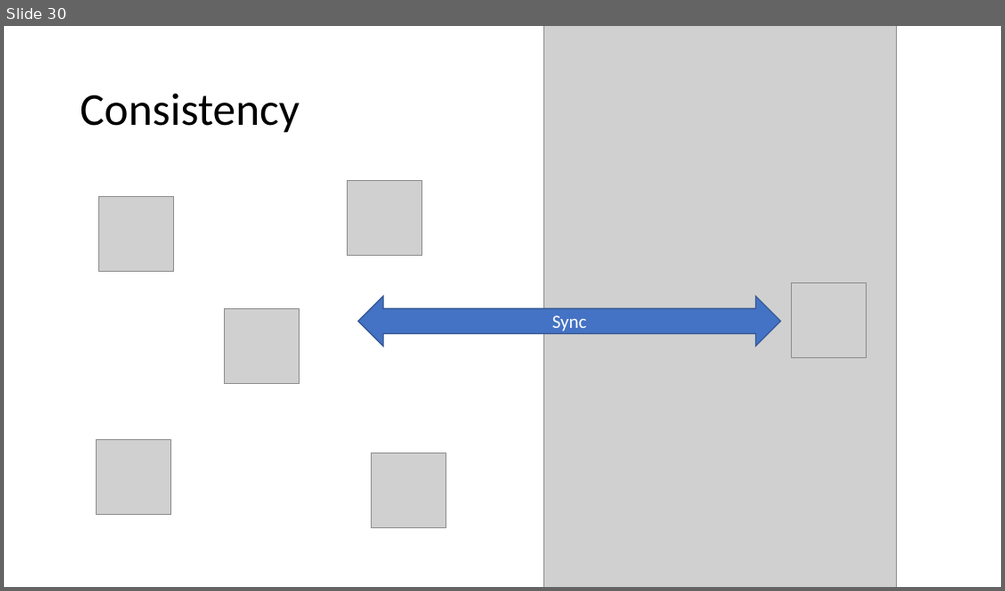
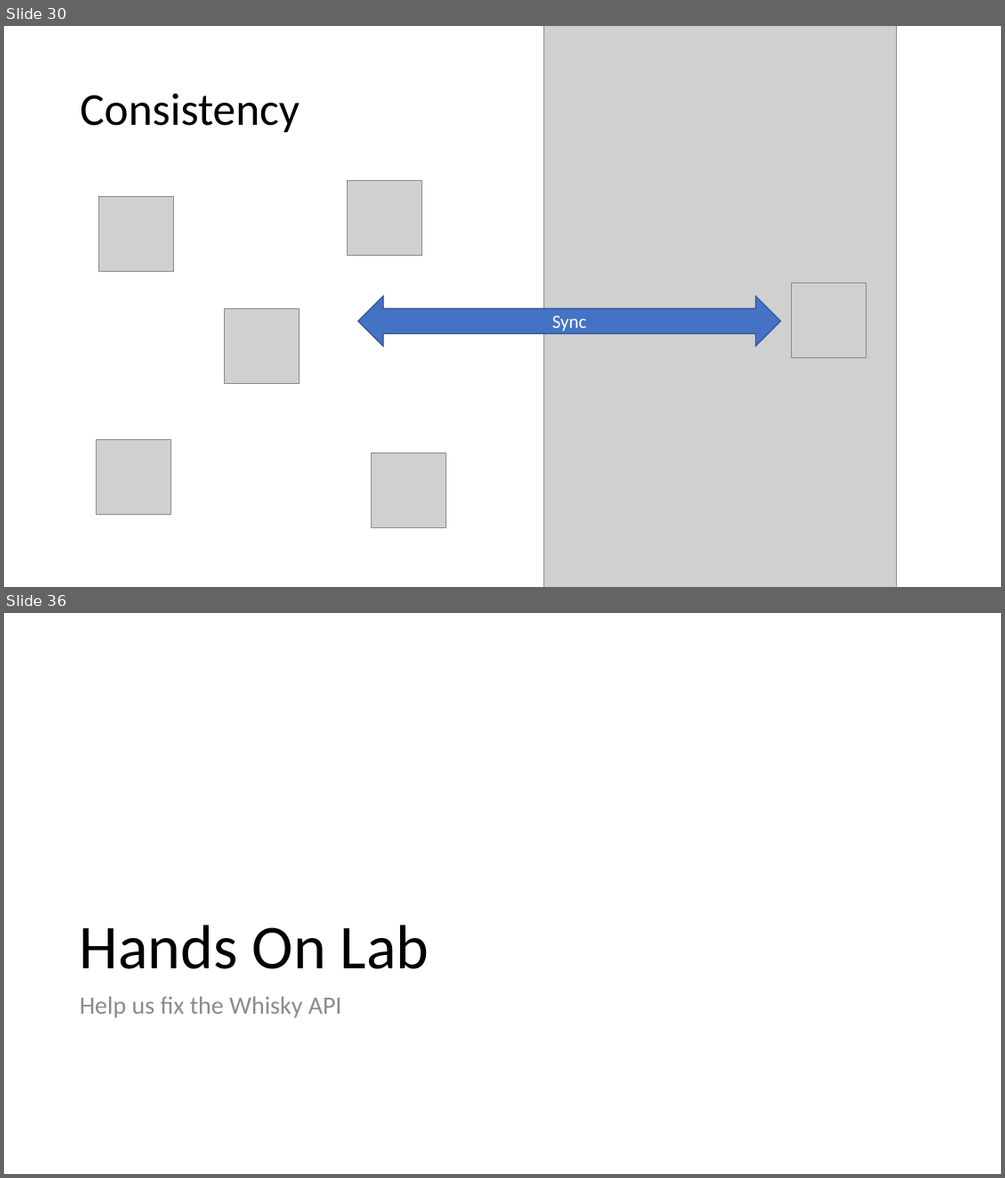
Before and after one commit to 1kevgriff/Workshop-ASPNETCore-Liftoff, a slide deck: Slides/02_DesignForSpeed.pptx. Shown one above the other, each under a label of ours: slide 30 before the commit, slides 30 and 36 after it; the slides between them are not shown. The pictures are 1005x591 and 1005x1178 pixels, drawn with LibreOffice and Linux fonts; fonts in the diff are those of the drawing; grey boxes stand for pictures. Boxes give left, top, right and bottom in pixels: in the first picture for what was removed or moved away, otherwise in the second. Text is boxed around its words. In the diff, an @@ line names an element or a change of style, - is before the commit and + after.

```diff
--- a/Slides/02_DesignForSpeed.pptx
+++ b/Slides/02_DesignForSpeed.pptx
@@ slide 36 added at <box>4,613,1001,1174</box>, background #FFFFFF @@
@@ title added at <box>80,925,429,969</box>, 60 pt, text #000000 @@
+Hands On Lab
@@ text added at <box>80,996,342,1018</box>, 24 pt, text #8C8C8C @@
+Help us fix the Whisky API
```
Also in this commit, not shown: 3 slides changed, 2 other slides added.
